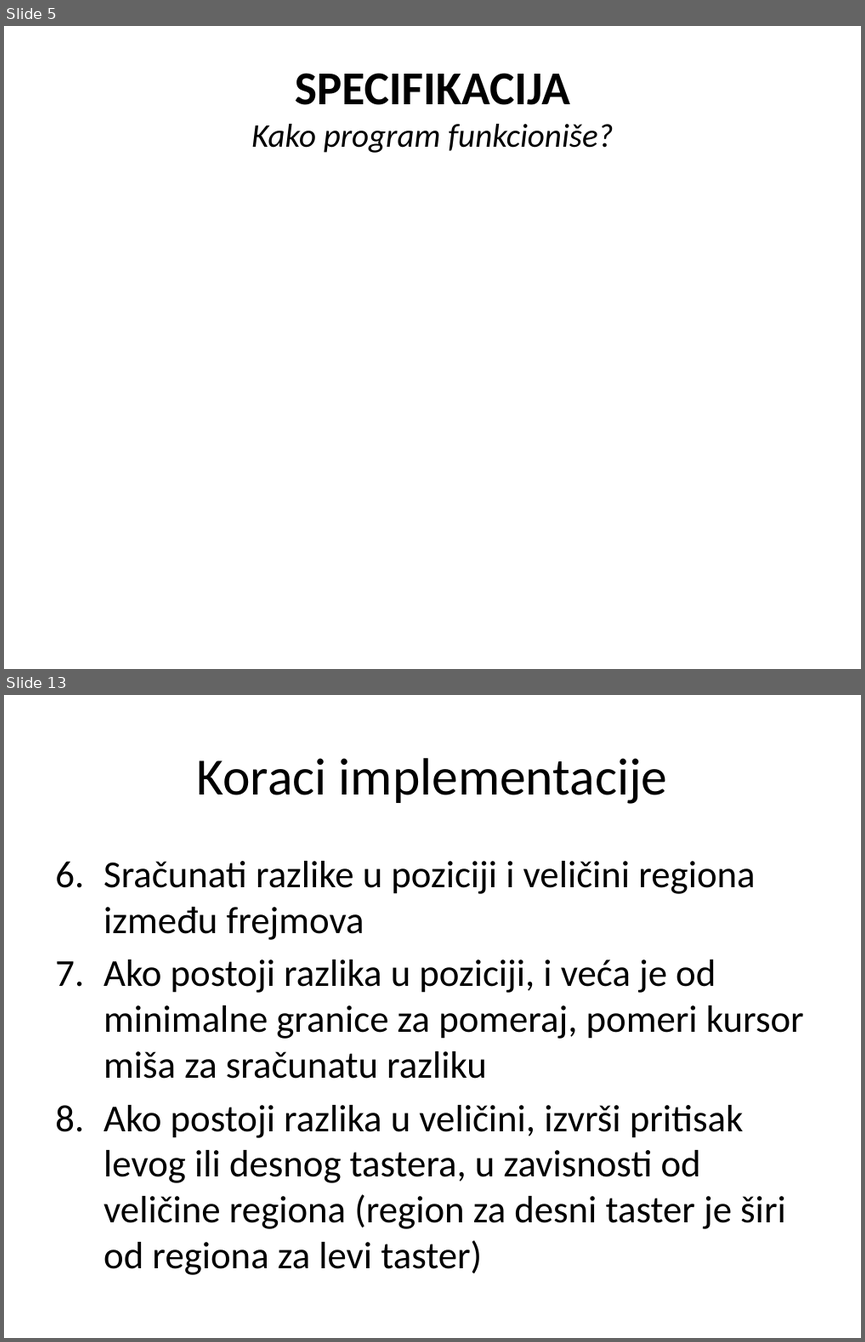
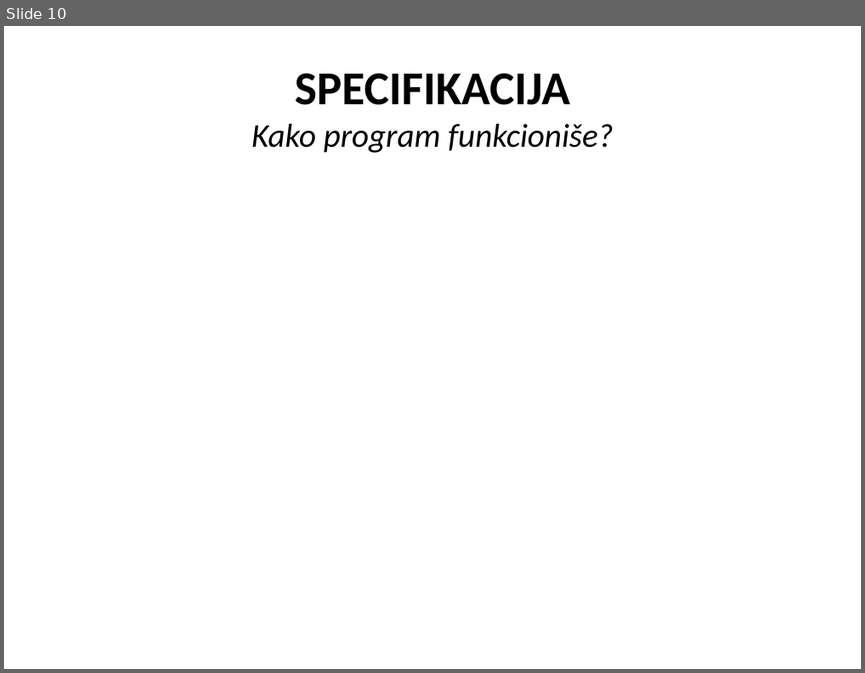
Before and after one commit to cLaki/UseTheForce, a slide deck: Upravljanje računarom na osnovu pokreta snimljenih web kamerom.pptx. Shown one above the other, each under a label of ours: slides 5 and 13 before the commit, slide 10 after it; the slides between them are not shown. The pictures are 865x1342 and 865x673 pixels, drawn with LibreOffice and Linux fonts; fonts in the diff are those of the drawing; grey boxes stand for pictures. Boxes give left, top, right and bottom in pixels: in the first picture for what was removed or moved away, otherwise in the second. Text is boxed around its words. In the diff, an @@ line names an element or a change of style, - is before the commit and + after.

```diff
--- a/Upravljanje računarom na osnovu pokreta snimljenih web kamerom.pptx
+++ b/Upravljanje računarom na osnovu pokreta snimljenih web kamerom.pptx
@@ slide 13 removed at bbox=[4, 695, 861, 1338], background #FFFFFF @@
@@ title removed at bbox=[197, 758, 668, 804] @@
-Koraci implementacije
@@ text removed at bbox=[103, 861, 804, 1275] @@
-6. Sračunati razlike u poziciji i veličini regiona između frejmova
-7. Ako postoji razlika u poziciji, i veća je od minimalne granice za pomeraj, pomeri kursor miša za sračunatu razliku
-8. Ako postoji razlika u veličini, izvrši pritisak levog ili desnog tastera, u zavisnosti od veličine regiona (region za desni taster je širi od regiona za levi taster)
@@ what was slide 5 is now slide 10 @@
```
Also in this commit, not shown: 9 slides changed, 6 slides added, 3 other slides removed, 16 other files.
